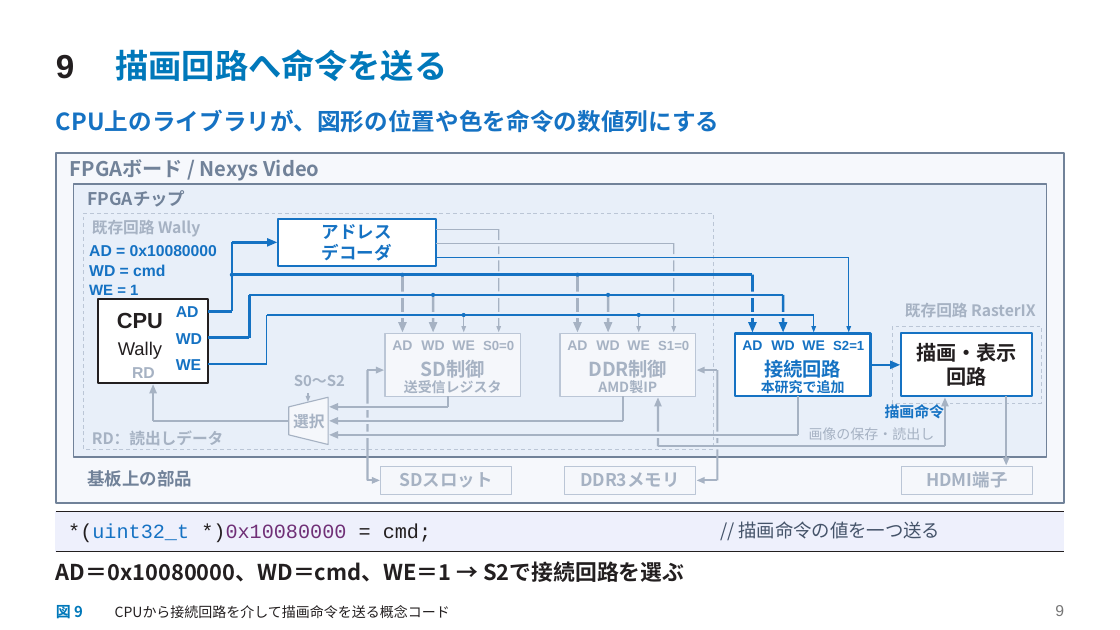
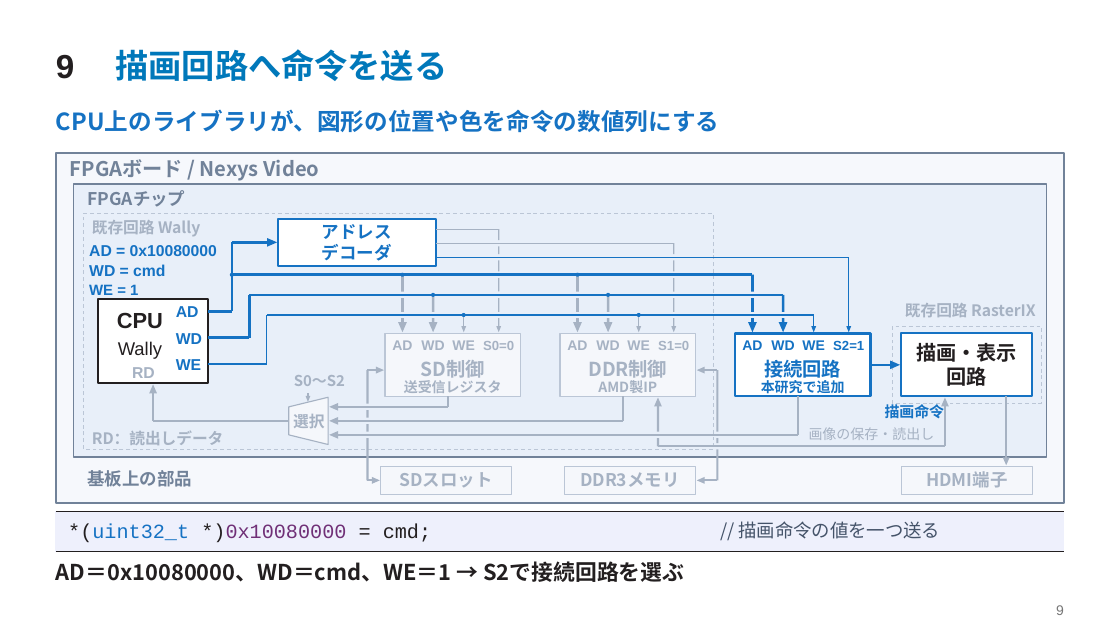
Before and after one commit to SoshiroFujimori/wally-game-console-research, a slide deck: slide 9 of docs/presentation/中間発表_主要事項.pptx. Drawn at 1120x630 pixels with LibreOffice and Linux fonts; fonts in the diff are those of the drawing. Boxes give left, top, right and bottom in pixels: in the first picture for what was removed or moved away, otherwise in the second. Text is boxed around its words. In the diff, an @@ line names an element or a change of style, - is before the commit and + after.

```diff
--- a/docs/presentation/中間発表_主要事項.pptx
+++ b/docs/presentation/中間発表_主要事項.pptx
@@ text removed at (x1=56, y1=602, x2=83, y2=622) @@
-図 9
@@ text removed at (x1=115, y1=605, x2=450, y2=618) @@
-CPUから接続回路を介して描画命令を送る概念コード
```
Also in this commit, not shown: 20 other slides changed, 26 other files.
